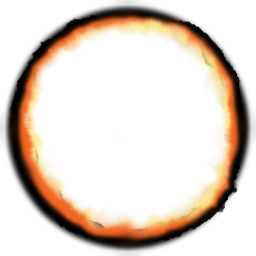
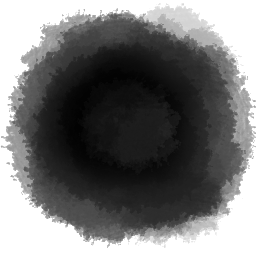
Layered file, before and after one edit (w=256, h=256). Changes by layer:
added group "Smoke" with 1 layers above "Burst" over [left=0, top=3, right=256, bottom=248]
added layer "Layer 7" in group "Smoke" over [left=0, top=3, right=256, bottom=248]
hid group "Ring" (6 layers) over [left=0, top=0, right=256, bottom=256]
